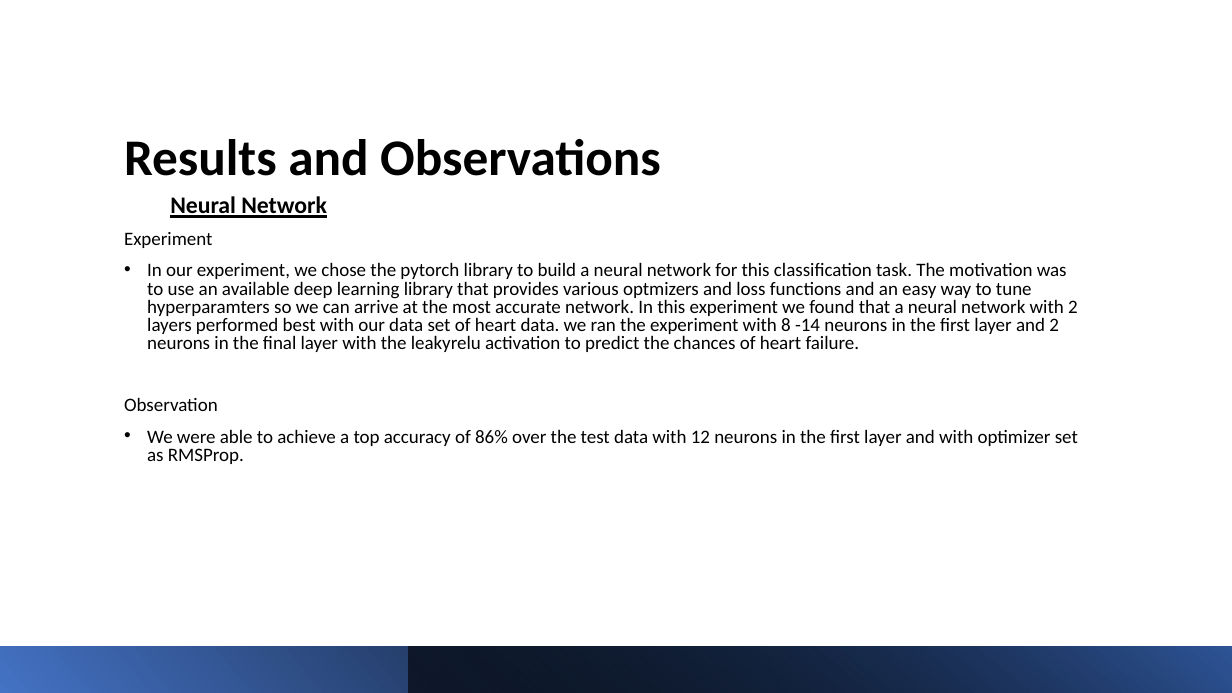
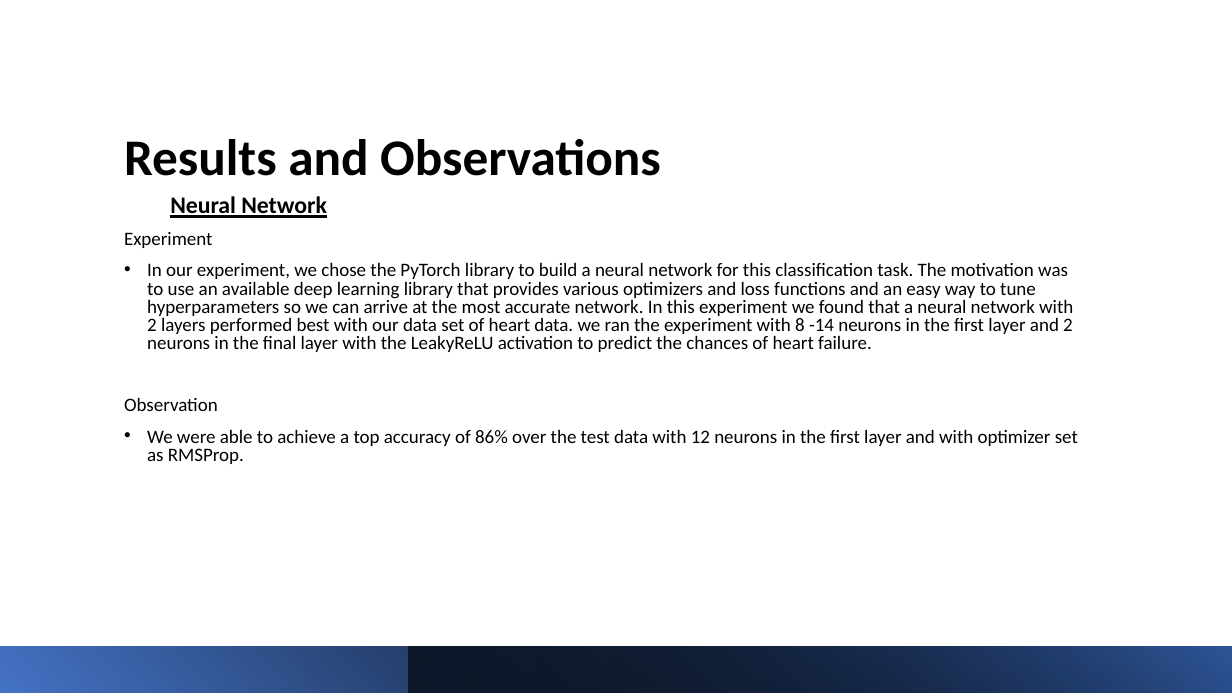
Before and after one commit to harshgit/cs613-final-project, a slide deck: slide 12 of presentation slides/CS613-FinalProject-Presentation.pptx. Drawn at 1232x693 pixels with LibreOffice and Linux fonts; fonts in the diff are those of the drawing. Boxes give left, top, right and bottom in pixels: in the first picture for what was removed or moved away, otherwise in the second. Text is boxed around its words. In the diff, an @@ line names an element or a change of style, - is before the commit and + after.

Commit message:
neural networks added to paper

```diff
--- a/presentation slides/CS613-FinalProject-Presentation.pptx
+++ b/presentation slides/CS613-FinalProject-Presentation.pptx
@@ text at (147,262,1073,352): text changed @@
-• In our experiment, we chose the pytorch library to build a neural network for this classification task. The motivation was to use an available deep learning library that provides various optmizers and loss functions and an easy way to tune hyperparamters so we can arrive at the most accurate network. In this experiment we found that a neural network with 2 layers performed best with our data set of heart data. we ran the experiment with 8 -14 neurons in the first layer and 2 neurons in the final layer with the leakyrelu activation to predict the chances of heart failure.
+• In our experiment, we chose the PyTorch library to build a neural network for this classification task. The motivation was to use an available deep learning library that provides various optimizers and loss functions and an easy way to tune hyperparameters so we can arrive at the most accurate network. In this experiment we found that a neural network with 2 layers performed best with our data set of heart data. we ran the experiment with 8 -14 neurons in the first layer and 2 neurons in the final layer with the LeakyReLU activation to predict the chances of heart failure.
```
Also in this commit, not shown: 2 other files.
